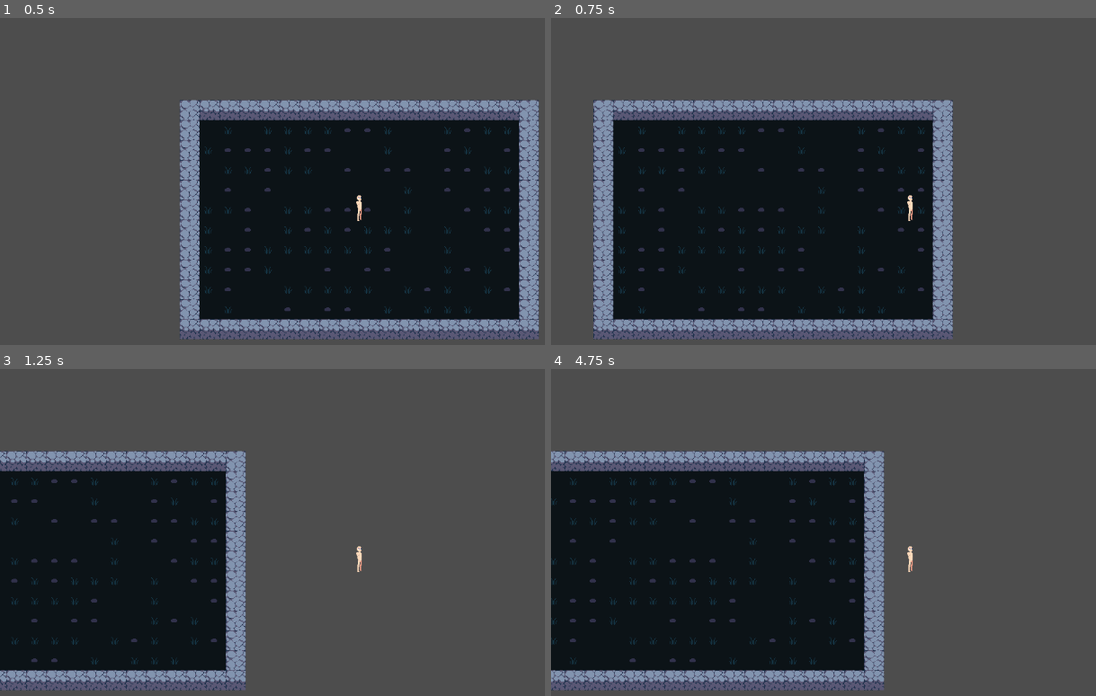
Above: before the commit, frames 1-4 (two rows, left to right).
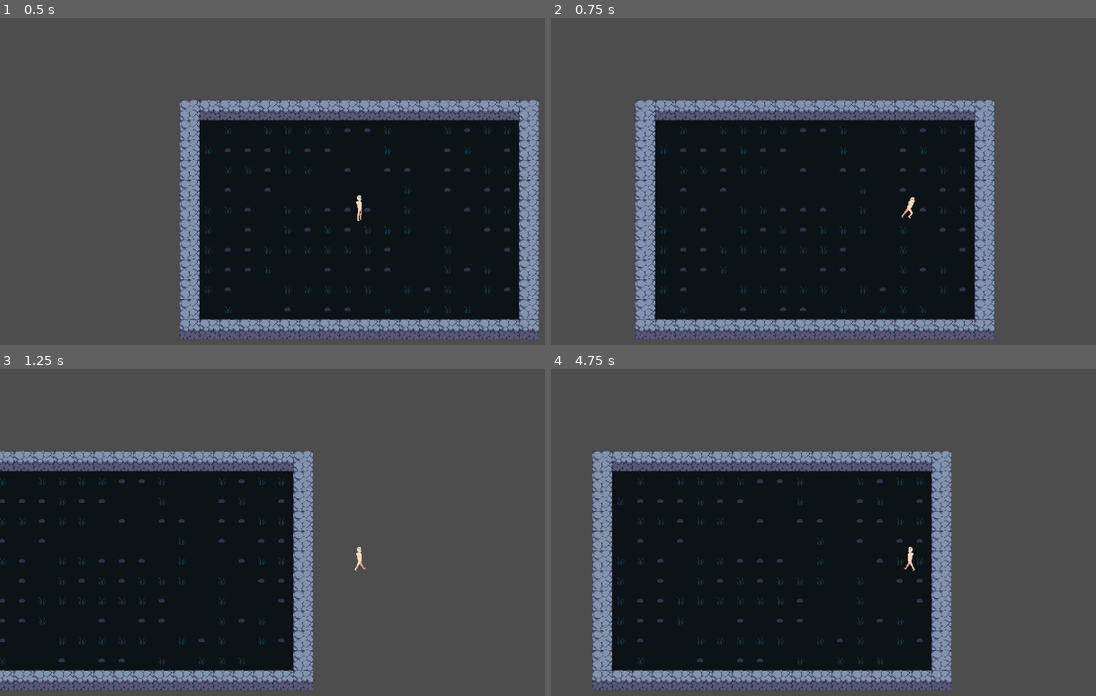
Above: after the commit, the same moments.

Repository: bertyom/Roguelike-Proj
Game: Godot game, scene res://Scene/test_map.tscn
Same seed, same stepped clock (60 frames per second), same inputs: the game is played once before the commit and once after it.
Inputs (mouse positions are in pixels of both pictures, inside the frame that each line leads up to):
- Up to frame 1 (0.5 s): no input
- Up to frame 2 (0.75 s): tap Enter at 0.5 s; move the mouse to (1068, 201) at 0.52 s; hold Keypad 6 (MOVE_RIGHT) from 0.53 s (still down); tap Space (MOVE_DASH) at 0.6 s
- Up to frame 3 (1.25 s): keep holding Keypad 6 (MOVE_RIGHT)
- Up to frame 4 (4.75 s): move the mouse to (769, 591) at 1.27 s; release Keypad 6 (MOVE_RIGHT) at 1.28 s; hold Keypad 2 (MOVE_DOWN) 1.28-2.03 s; tap Shift (MOVE_SPRINT) at 1.35, 2.85, 4.35 s; move the mouse to (981, 483) at 2.02 s; hold Keypad 6 (MOVE_RIGHT) 2.03-2.78 s; tap Space (MOVE_DASH) at 2.1, 3.6 s; move the mouse to (872, 650) at 2.77 s; hold Keypad 8 (MOVE_UP) 2.78-3.53 s; move the mouse to (outside the picture) at 3.52 s; hold Keypad 4 (MOVE_LEFT) from 3.53 s (still down); move the mouse to (692, 509) at 4.27 s

Frame 1 is identical in both runs. In frame 2, 20% of the frame differs, in the area x 7-82%, y 25-99%; in frame 3, 15%; in frame 4, 23%, in the area x 0-74%, y 25-99%.

Commit message:
Ported player body animations

Diff:
--- a/Scene/Entity/player.gd
+++ b/Scene/Entity/player.gd
@@ -8,7 +8,7 @@
 #Player stats
 @export var walk_speed := 300.0
 @export var sprint_speed := 600.0
-@export var dash_speed := 1500.0
+@export var dash_speed := 1000.0
 @export var dash_duration := 0.2
 @export var dash_cooldown := 1.0
 
@@ -20,10 +20,11 @@
 @export var input_vector := Vector2.ZERO
 @export var mouse_position := Vector2.ZERO
 @export var dash_direction := Vector2.ZERO
+@export var mouse_vector: = Vector2.ZERO
+@export var matching_directions: =  true
 
 # Node references
-@onready var body_animation_tree: AnimationTree = $Sprites/AnimationTree
-@onready var animation_player := body_animation_tree.get_node("AnimationPlayer")
+@onready var body_animation_player := $Sprites/AnimationPlayer
 @onready var body_sprite: Sprite2D = $Sprites/Body
 @onready var weapon_manager: Node2D = $WeaponManager
 @onready var dash_timer: Timer = %Dash
@@ -39,6 +40,7 @@
 func _physics_process(delta):
 	_handle_input()
 	_update_state()
+	_update_sprites_and_animations()
 	_move()
 
 func _update_state():
@@ -59,9 +61,40 @@
 	).normalized()
 
 	mouse_position = get_global_mouse_position()
+	mouse_vector = (mouse_position - global_position).normalized()
 
 	if Input.is_action_just_pressed("MOVE_DASH") and current_state != PlayerStates.DASH and dash_cooldown_timer.is_stopped():
 		_initiate_dash()
+
+func _update_sprites_and_animations():
+	if mouse_vector.x >= 0:
+		body_sprite.flip_h = false
+	else:
+		body_sprite.flip_h = true
+
+	if (input_vector.x > 0 and mouse_vector.x < 0) or (input_vector.x < 0 and mouse_vector.x > 0):
+		matching_directions = false
+	else:
+		matching_directions = true
+
+	match current_state:
+		PlayerStates.SPRINT:
+			if matching_directions:
+				body_animation_player.play("Walk")
+			else:
+				body_animation_player.play("Walk_Back")
+		PlayerStates.WALK:
+			if matching_directions:
+				body_animation_player.play("Walk")
+			else:
+				body_animation_player.play("Walk_Back")
+		PlayerStates.DASH:
+			if matching_directions:
+				body_animation_player.play("Dash")
+			else:
+				body_animation_player.play("Dash_Back")
+		_:
+			body_animation_player.play("Idle")
 
 #region Movement
 func _move():
--- a/Scene/Entity/player.tscn
+++ b/Scene/Entity/player.tscn
@@ -1,10 +1,123 @@
-[gd_scene load_steps=4 format=3 uid="uid://dky8mdap1yoc4"]
+[gd_scene load_steps=11 format=3 uid="uid://dky8mdap1yoc4"]
 
 [ext_resource type="Texture2D" uid="uid://cfyqe4wd5gubl" path="res://Image/Sprites/Characters/HumanBase.png" id="1_qso5o"]
 [ext_resource type="Script" path="res://Scene/Entity/player.gd" id="1_xw4o8"]
 
 [sub_resource type="CircleShape2D" id="CircleShape2D_adcac"]
 radius = 7.07107
+
+[sub_resource type="Animation" id="Animation_0hw6w"]
+resource_name = "Idle"
+length = 0.1
+tracks/0/type = "value"
+tracks/0/imported = false
+tracks/0/enabled = true
+tracks/0/path = NodePath("Body:frame")
+tracks/0/interp = 1
+tracks/0/loop_wrap = true
+tracks/0/keys = {
+"times": PackedFloat32Array(0),
+"transitions": PackedFloat32Array(1),
+"update": 1,
+"values": [15]
+}
+
+[sub_resource type="Animation" id="Animation_ciqup"]
+length = 0.001
+tracks/0/type = "value"
+tracks/0/imported = false
+tracks/0/enabled = true
+tracks/0/path = NodePath("Body:frame")
+tracks/0/interp = 1
+tracks/0/loop_wrap = true
+tracks/0/keys = {
+"times": PackedFloat32Array(0),
+"transitions": PackedFloat32Array(1),
+"update": 1,
+"values": [15]
+}
+
+[sub_resource type="Animation" id="Animation_06mye"]
+resource_name = "Walk"
+length = 0.8
+loop_mode = 1
+step = 0.1
+tracks/0/type = "value"
+tracks/0/imported = false
+tracks/0/enabled = true
+tracks/0/path = NodePath("Body:frame")
+tracks/0/interp = 1
+tracks/0/loop_wrap = true
+tracks/0/keys = {
+"times": PackedFloat32Array(0, 0.1, 0.2, 0.3, 0.4, 0.5, 0.6, 0.7),
+"transitions": PackedFloat32Array(1, 1, 1, 1, 1, 1, 1, 1),
+"update": 1,
+"values": [8, 9, 10, 11, 12, 13, 14, 15]
+}
+
+[sub_resource type="Animation" id="Animation_6312d"]
+resource_name = "Dash"
+length = 0.1
+loop_mode = 1
+step = 0.1
+tracks/0/type = "value"
+tracks/0/imported = false
+tracks/0/enabled = true
+tracks/0/path = NodePath("Body:frame")
+tracks/0/interp = 1
+tracks/0/loop_wrap = true
+tracks/0/keys = {
+"times": PackedFloat32Array(0),
+"transitions": PackedFloat32Array(1),
+"update": 1,
+"values": [17]
+}
+
+[sub_resource type="Animation" id="Animation_8ahgl"]
+resource_name = "Dash_Back"
+length = 0.1
+loop_mode = 1
+step = 0.1
+tracks/0/type = "value"
+tracks/0/imported = false
+tracks/0/enabled = true
+tracks/0/path = NodePath("Body:frame")
+tracks/0/interp = 1
+tracks/0/loop_wrap = true
+tracks/0/keys = {
+"times": PackedFloat32Array(0),
+"transitions": PackedFloat32Array(1),
+"update": 1,
+"values": [16]
+}
+
+[sub_resource type="Animation" id="Animation_q76se"]
+resource_name = "Walk_Back"
+length = 0.8
+loop_mode = 1
+step = 0.1
+tracks/0/type = "value"
+tracks/0/imported = false
+tracks/0/enabled = true
+tracks/0/path = NodePath("Body:frame")
+tracks/0/interp = 1
+tracks/0/loop_wrap = true
+tracks/0/keys = {
+"times": PackedFloat32Array(0, 0.1, 0.2, 0.3, 0.4, 0.5, 0.6, 0.7),
+"transitions": PackedFloat32Array(1, 1, 1, 1, 1, 1, 1, 1),
+"update": 1,
+"values": [15, 14, 13, 12, 11, 10, 9, 8]
+}
+
+[sub_resource type="AnimationLibrary" id="AnimationLibrary_y2avh"]
+_data = {
+"Dash": SubResource("Animation_6312d"),
+"Dash_Back": SubResource("Animation_8ahgl"),
+"Idle": SubResource("Animation_0hw6w"),
+"RESET": SubResource("Animation_ciqup"),
+"Walk": SubResource("Animation_06mye"),
+"Walk_Back": SubResource("Animation_q76se")
+}
 
 [node name="Player" type="CharacterBody2D"]
 script = ExtResource("1_xw4o8")
@@ -19,16 +132,16 @@
 texture = ExtResource("1_qso5o")
 hframes = 8
 vframes = 3
+frame = 15
 
 [node name="Chest" type="Sprite2D" parent="Sprites"]
 
 [node name="Pants" type="Sprite2D" parent="Sprites"]
 
-[node name="AnimationTree" type="AnimationTree" parent="Sprites"]
-root_node = NodePath(".")
-anim_player = NodePath("AnimationPlayer")
-
-[node name="AnimationPlayer" type="AnimationPlayer" parent="Sprites/AnimationTree"]
+[node name="AnimationPlayer" type="AnimationPlayer" parent="Sprites"]
+libraries = {
+"": SubResource("AnimationLibrary_y2avh")
+}
 
 [node name="Areas" type="Node2D" parent="."]
 
